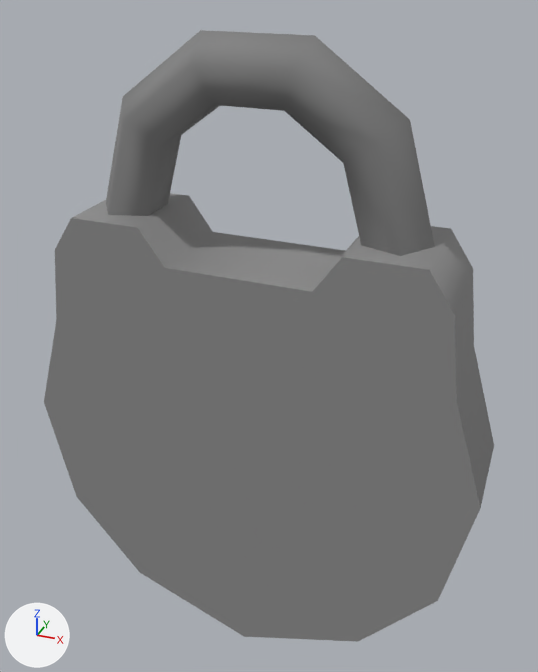
The Blender file PlaceHolder/Assets/Models/Lock.blend as it was, and as the next commit left it.
The view is the same before and after, from a 50 mm camera at (0.101, -0.242, 0.165) aimed at (0.001, 0.009, 0.021). Every picture has the same lights, and +X, +Y and +Z are marked at lower left.
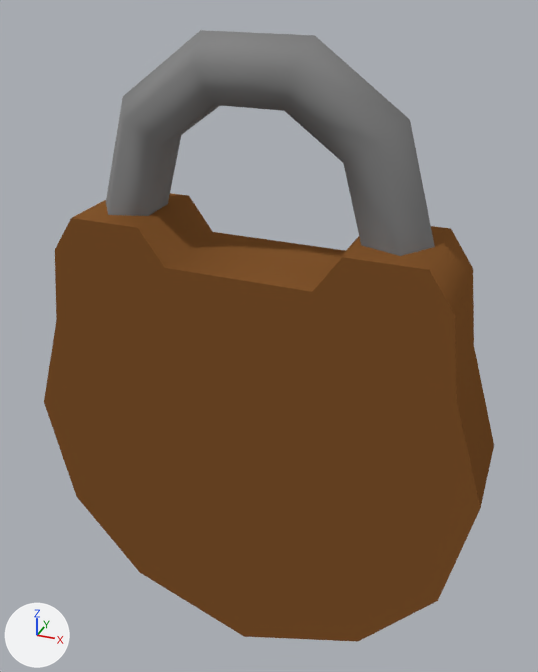
Where the change shows, as pixel boxes (x1, y1, x2, y2) in the pictures (538 x 672 px):
'Cube', recoloured (grey to brown)
    both: (44, 191, 494, 642)

What the commit changed:
Material 'Bronze' (mat_bronze) changes colour from grey #929292 to brown #85572e; in linear values from (0.288, 0.288, 0.288) to (0.235, 0.0953, 0.0273).
